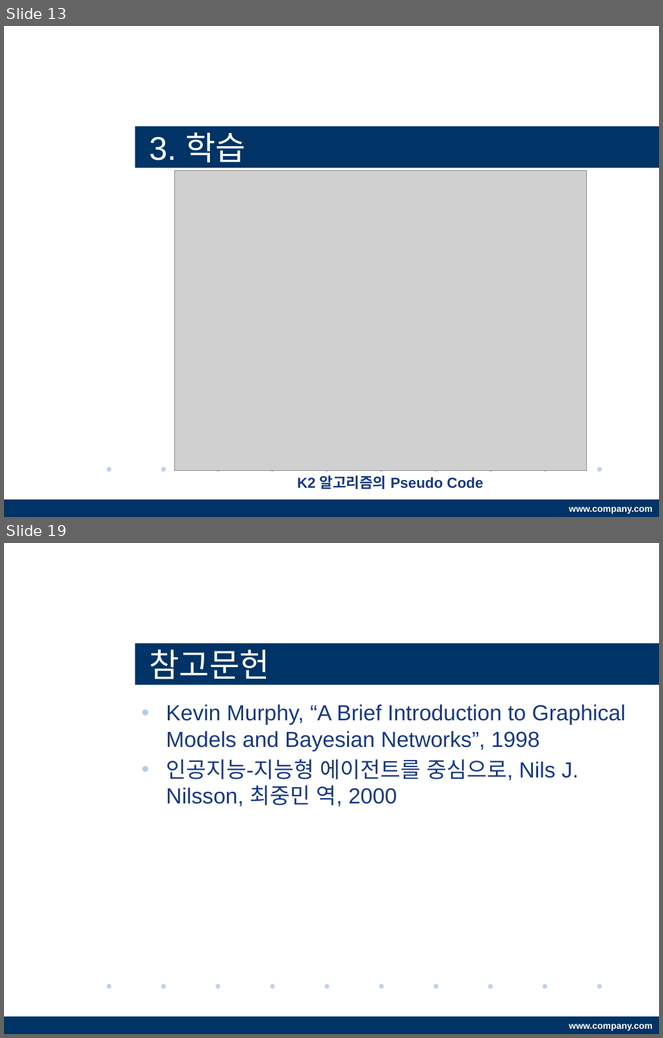
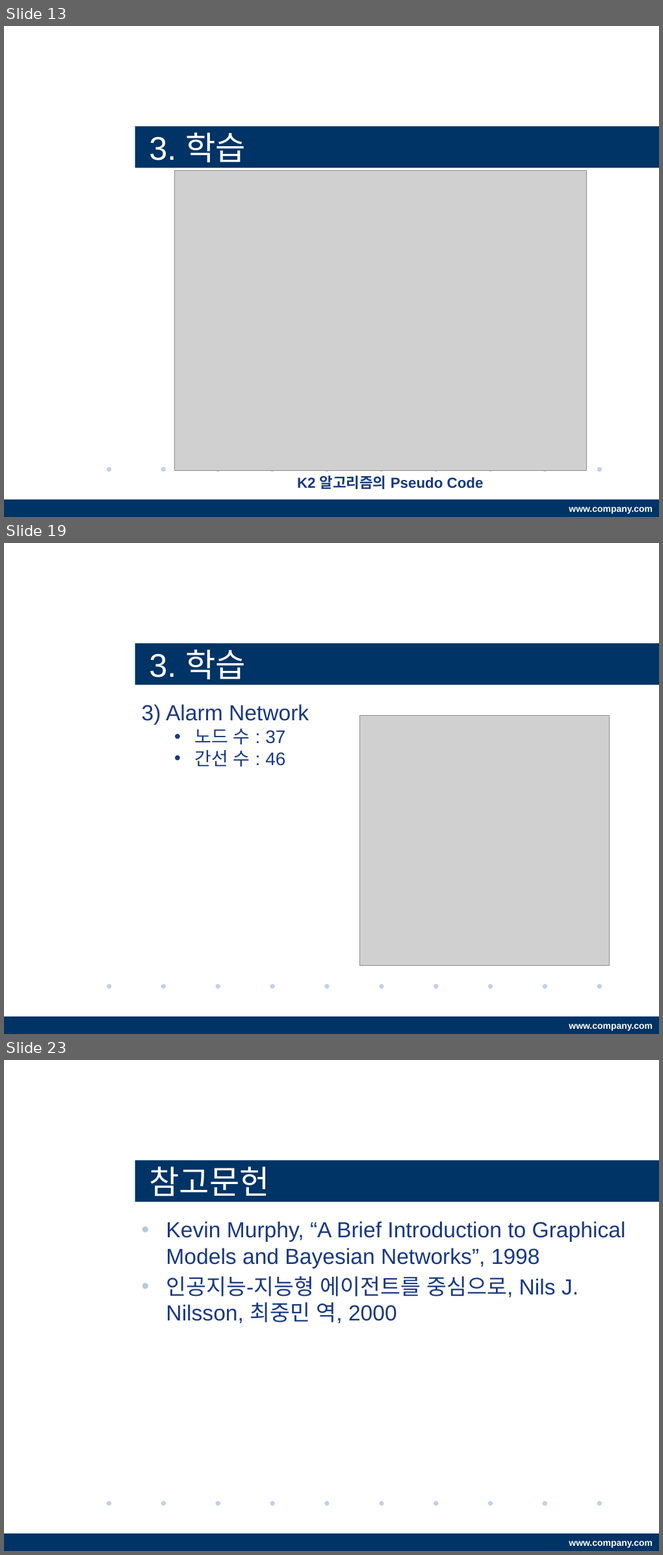
Before and after one commit to LEECHHE/capstone, a slide deck: papers/BayesianNetwork160306.pptx. Shown one above the other, each under a label of ours: slides 13 and 19 before the commit, slides 13, 19 and 23 after it; the slides between them are not shown. The pictures are 663x1038 and 663x1555 pixels, drawn with LibreOffice and Linux fonts; fonts in the diff are those of the drawing; grey boxes stand for pictures; background and template pictures are left out. Boxes give left, top, right and bottom in pixels: in the first picture for what was removed or moved away, otherwise in the second. Text is boxed around its words. In the diff, an @@ line names an element or a change of style, - is before the commit and + after.

Commit message:
- Add dataset for "Sprinkler" and "Alarm" network. - Add the result of learning networks to PPT

```diff
--- a/papers/BayesianNetwork160306.pptx
+++ b/papers/BayesianNetwork160306.pptx
@@ slide 19 added at (4, 543, 659, 1034), background #FFFFFF; not listed: 12 template elements that a slide beside it also shows @@
@@ title added at (135, 643, 659, 685), fill #003366, 36 pt, text #FFFFFF @@
+3. 학습
@@ text added at (142, 704, 309, 767), 24 pt, text #183883 @@
+3) Alarm Network
+  • 노드 수 : 37
+  • 간선 수 : 46
@@ picture added at (360, 715, 609, 965) @@
@@ what was slide 19 is now slide 23 @@
```
Also in this commit, not shown: 2 slides changed, 6 other slides added, 3 slides removed, 9 other files.
